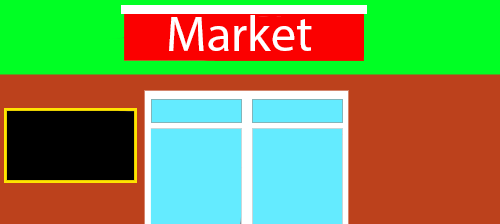
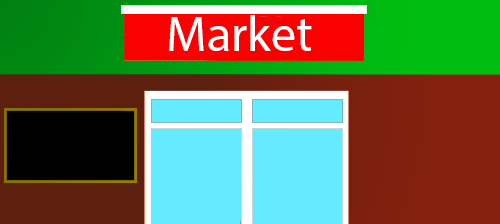
Layers edited between the first and the second 500 × 224 image:
added layer "Calque 0" over (0, 0, 500, 224)
